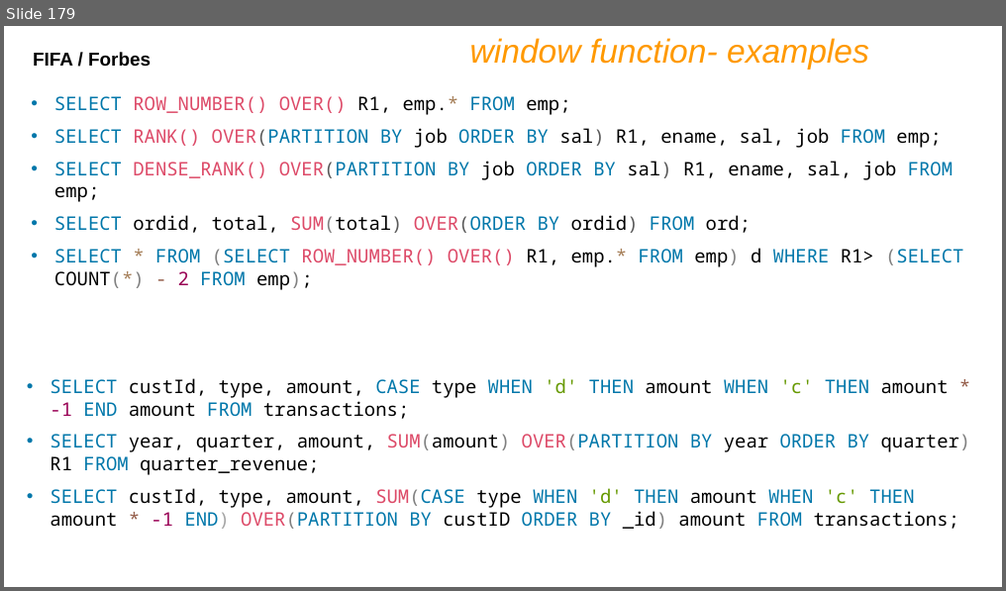
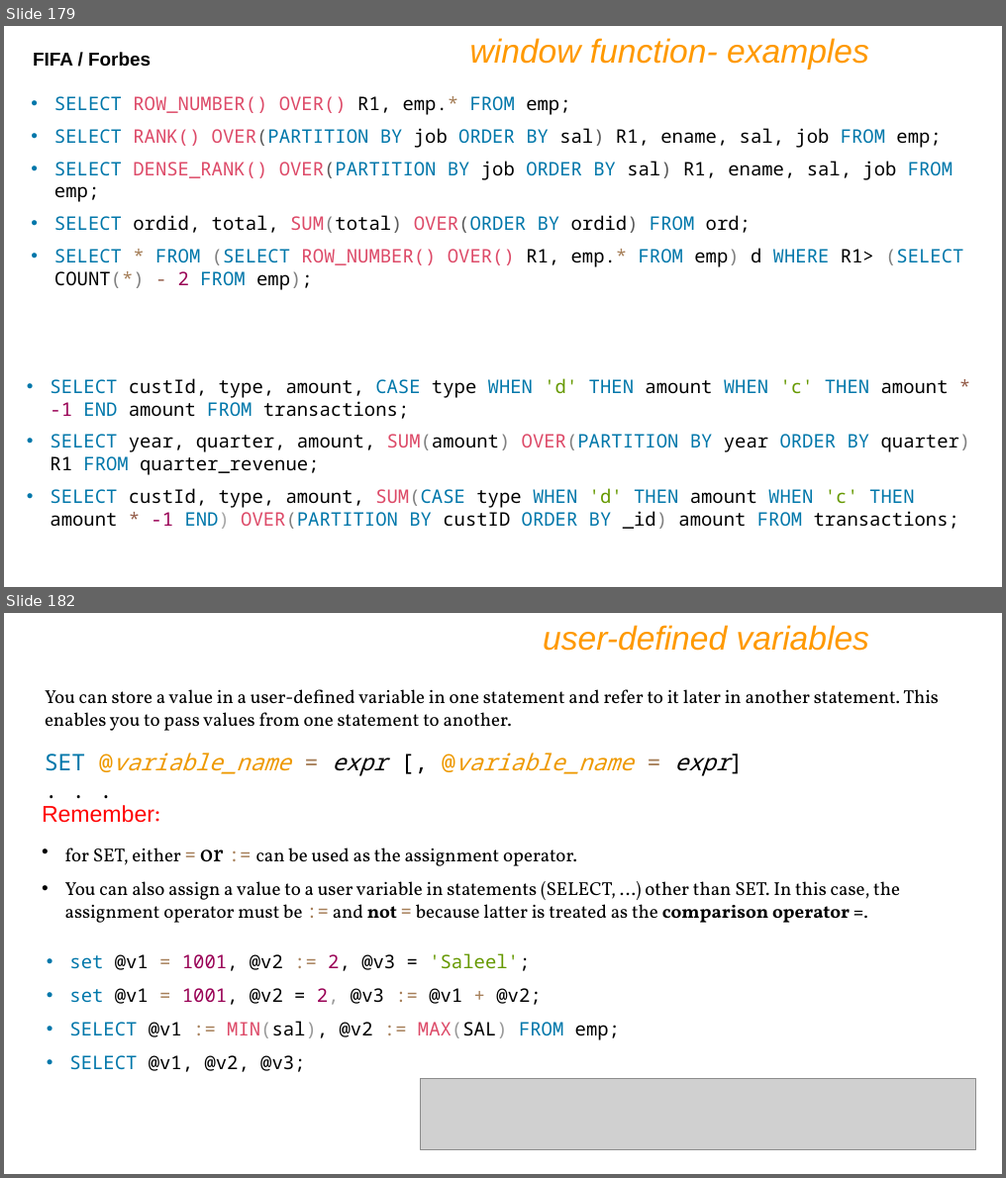
Before and after one commit to shubhamlokhande2147/CDAC-Buddy, a slide deck: DBT/IET MySQL PPT Ver9.pptx. Shown one above the other, each under a label of ours: slide 179 before the commit, slides 179 and 182 after it; the slides between them are not shown. The pictures are 1006x591 and 1006x1178 pixels, drawn with LibreOffice and Linux fonts; fonts in the diff are those of the drawing; grey boxes stand for pictures. Boxes give left, top, right and bottom in pixels: in the first picture for what was removed or moved away, otherwise in the second. Text is boxed around its words. In the diff, an @@ line names an element or a change of style, - is before the commit and + after.

```diff
--- a/DBT/IET MySQL PPT Ver9.pptx
+++ b/DBT/IET MySQL PPT Ver9.pptx
@@ slide 182 added at bbox=[4, 613, 1002, 1174], background #FFFFFF @@
@@ text added at bbox=[543, 625, 869, 651], 32 pt, text #FF9900, italic @@
+user-defined variables
@@ text added at bbox=[45, 689, 939, 731], 18 pt, text #000000 @@
+You can store a value in a user-defined variable in one statement and refer to it later in another statement. This enables you to pass values from one statement to another.
@@ text added at bbox=[45, 753, 729, 776], 22 pt, text #EE9900, italic @@
+SET @variable_name = expr [, @variable_name = expr] . . .
@@ text added at bbox=[42, 805, 900, 923], 18 pt, text #000000 @@
+Remember:
+• for SET, either = or := can be used as the assignment operator.
+• You can also assign a value to a user variable in statements (SELECT, …) other than SET. In this case, the assignment operator must be := and not = because latter is treated as the comparison operator =.
@@ text added at bbox=[69, 954, 620, 1072], 18 pt, text #000000 @@
+• set @v1 = 1001, @v2 := 2, @v3 = 'Saleel';
+• set @v1 = 1001, @v2 = 2, @v3 := @v1 + @v2;
+• SELECT @v1 := MIN(sal), @v2 := MAX(SAL) FROM emp;
+• SELECT @v1, @v2, @v3;
@@ picture added at bbox=[421, 1078, 976, 1151] @@
```
Also in this commit, not shown: 13 slides changed, 51 other slides added, 1 other file.
